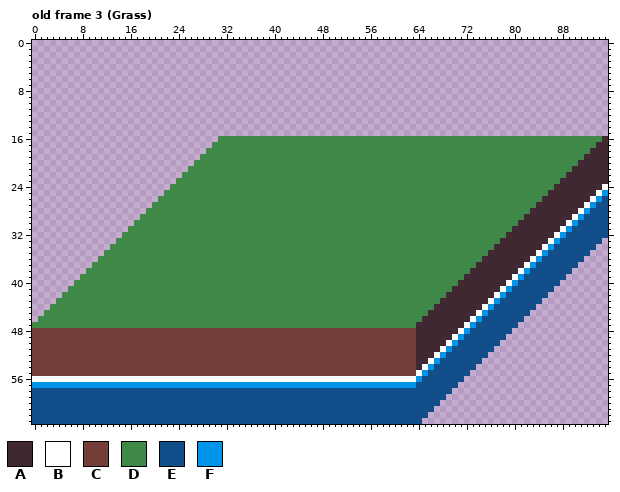
Edited in one commit: pixel-art file (assets/sprites/tiles/floor.ase). That is the earlier state.
96x64 pixels, 21 frames. Shown: old frame 3 (Grass).
Palette (. is transparent): A #3f2832  B #ffffff  C #743f39  D #3e8948  E #124e89  F #0095e9
Pixels before, old frame 3 (Grass) (only the part around the change), first column x 0:
 0 ........................................................................................
 1 ........................................................................................
 2 ........................................................................................
 3 ........................................................................................
 4 ........................................................................................
 5 ........................................................................................
 6 ........................................................................................
 7 ........................................................................................
 8 ........................................................................................
 9 ........................................................................................
10 ........................................................................................
11 ........................................................................................
12 ........................................................................................
13 ........................................................................................
14 ........................................................................................
15 ........................................................................................
16 ...............................DDDDDDDDDDDDDDDDDDDDDDDDDDDDDDDDDDDDDDDDDDDDDDDDDDDDDDDDD
17 ..............................DDDDDDDDDDDDDDDDDDDDDDDDDDDDDDDDDDDDDDDDDDDDDDDDDDDDDDDDDD
18 .............................DDDDDDDDDDDDDDDDDDDDDDDDDDDDDDDDDDDDDDDDDDDDDDDDDDDDDDDDDDD
19 ............................DDDDDDDDDDDDDDDDDDDDDDDDDDDDDDDDDDDDDDDDDDDDDDDDDDDDDDDDDDDD
20 ...........................DDDDDDDDDDDDDDDDDDDDDDDDDDDDDDDDDDDDDDDDDDDDDDDDDDDDDDDDDDDDD
21 ..........................DDDDDDDDDDDDDDDDDDDDDDDDDDDDDDDDDDDDDDDDDDDDDDDDDDDDDDDDDDDDDD
22 .........................DDDDDDDDDDDDDDDDDDDDDDDDDDDDDDDDDDDDDDDDDDDDDDDDDDDDDDDDDDDDDDD
23 ........................DDDDDDDDDDDDDDDDDDDDDDDDDDDDDDDDDDDDDDDDDDDDDDDDDDDDDDDDDDDDDDDD
24 .......................DDDDDDDDDDDDDDDDDDDDDDDDDDDDDDDDDDDDDDDDDDDDDDDDDDDDDDDDDDDDDDDDA
25 ......................DDDDDDDDDDDDDDDDDDDDDDDDDDDDDDDDDDDDDDDDDDDDDDDDDDDDDDDDDDDDDDDDAA
26 .....................DDDDDDDDDDDDDDDDDDDDDDDDDDDDDDDDDDDDDDDDDDDDDDDDDDDDDDDDDDDDDDDDAAA
27 ....................DDDDDDDDDDDDDDDDDDDDDDDDDDDDDDDDDDDDDDDDDDDDDDDDDDDDDDDDDDDDDDDDAAAA
28 ...................DDDDDDDDDDDDDDDDDDDDDDDDDDDDDDDDDDDDDDDDDDDDDDDDDDDDDDDDDDDDDDDDAAAAA
29 ..................DDDDDDDDDDDDDDDDDDDDDDDDDDDDDDDDDDDDDDDDDDDDDDDDDDDDDDDDDDDDDDDDAAAAAA
30 .................DDDDDDDDDDDDDDDDDDDDDDDDDDDDDDDDDDDDDDDDDDDDDDDDDDDDDDDDDDDDDDDDAAAAAAA
31 ................DDDDDDDDDDDDDDDDDDDDDDDDDDDDDDDDDDDDDDDDDDDDDDDDDDDDDDDDDDDDDDDDAAAAAAAA
32 ...............DDDDDDDDDDDDDDDDDDDDDDDDDDDDDDDDDDDDDDDDDDDDDDDDDDDDDDDDDDDDDDDDAAAAAAAAB
33 ..............DDDDDDDDDDDDDDDDDDDDDDDDDDDDDDDDDDDDDDDDDDDDDDDDDDDDDDDDDDDDDDDDAAAAAAAABF
34 .............DDDDDDDDDDDDDDDDDDDDDDDDDDDDDDDDDDDDDDDDDDDDDDDDDDDDDDDDDDDDDDDDAAAAAAAABFE
35 ............DDDDDDDDDDDDDDDDDDDDDDDDDDDDDDDDDDDDDDDDDDDDDDDDDDDDDDDDDDDDDDDDAAAAAAAABFEE
36 ...........DDDDDDDDDDDDDDDDDDDDDDDDDDDDDDDDDDDDDDDDDDDDDDDDDDDDDDDDDDDDDDDDAAAAAAAABFEEE
37 ..........DDDDDDDDDDDDDDDDDDDDDDDDDDDDDDDDDDDDDDDDDDDDDDDDDDDDDDDDDDDDDDDDAAAAAAAABFEEEE
38 .........DDDDDDDDDDDDDDDDDDDDDDDDDDDDDDDDDDDDDDDDDDDDDDDDDDDDDDDDDDDDDDDDAAAAAAAABFEEEEE
39 ........DDDDDDDDDDDDDDDDDDDDDDDDDDDDDDDDDDDDDDDDDDDDDDDDDDDDDDDDDDDDDDDDAAAAAAAABFEEEEEE
40 .......DDDDDDDDDDDDDDDDDDDDDDDDDDDDDDDDDDDDDDDDDDDDDDDDDDDDDDDDDDDDDDDDAAAAAAAABFEEEEEEE
41 ......DDDDDDDDDDDDDDDDDDDDDDDDDDDDDDDDDDDDDDDDDDDDDDDDDDDDDDDDDDDDDDDDAAAAAAAABFEEEEEEE.
42 .....DDDDDDDDDDDDDDDDDDDDDDDDDDDDDDDDDDDDDDDDDDDDDDDDDDDDDDDDDDDDDDDDAAAAAAAABFEEEEEEE..
43 ....DDDDDDDDDDDDDDDDDDDDDDDDDDDDDDDDDDDDDDDDDDDDDDDDDDDDDDDDDDDDDDDDAAAAAAAABFEEEEEEE...
44 ...DDDDDDDDDDDDDDDDDDDDDDDDDDDDDDDDDDDDDDDDDDDDDDDDDDDDDDDDDDDDDDDDAAAAAAAABFEEEEEEE....
45 ..DDDDDDDDDDDDDDDDDDDDDDDDDDDDDDDDDDDDDDDDDDDDDDDDDDDDDDDDDDDDDDDDAAAAAAAABFEEEEEEE.....
46 .DDDDDDDDDDDDDDDDDDDDDDDDDDDDDDDDDDDDDDDDDDDDDDDDDDDDDDDDDDDDDDDDAAAAAAAABFEEEEEEE......
47 DDDDDDDDDDDDDDDDDDDDDDDDDDDDDDDDDDDDDDDDDDDDDDDDDDDDDDDDDDDDDDDDAAAAAAAABFEEEEEEE.......
48 CCCCCCCCCCCCCCCCCCCCCCCCCCCCCCCCCCCCCCCCCCCCCCCCCCCCCCCCCCCCCCCCAAAAAAABFEEEEEEE........
49 CCCCCCCCCCCCCCCCCCCCCCCCCCCCCCCCCCCCCCCCCCCCCCCCCCCCCCCCCCCCCCCCAAAAAABFEEEEEEE.........
50 CCCCCCCCCCCCCCCCCCCCCCCCCCCCCCCCCCCCCCCCCCCCCCCCCCCCCCCCCCCCCCCCAAAAABFEEEEEEE..........
51 CCCCCCCCCCCCCCCCCCCCCCCCCCCCCCCCCCCCCCCCCCCCCCCCCCCCCCCCCCCCCCCCAAAABFEEEEEEE...........
52 CCCCCCCCCCCCCCCCCCCCCCCCCCCCCCCCCCCCCCCCCCCCCCCCCCCCCCCCCCCCCCCCAAABFEEEEEEE............
53 CCCCCCCCCCCCCCCCCCCCCCCCCCCCCCCCCCCCCCCCCCCCCCCCCCCCCCCCCCCCCCCCAABFEEEEEEE.............
54 CCCCCCCCCCCCCCCCCCCCCCCCCCCCCCCCCCCCCCCCCCCCCCCCCCCCCCCCCCCCCCCCABFEEEEEEE..............
55 CCCCCCCCCCCCCCCCCCCCCCCCCCCCCCCCCCCCCCCCCCCCCCCCCCCCCCCCCCCCCCCCBFEEEEEEE...............
56 BBBBBBBBBBBBBBBBBBBBBBBBBBBBBBBBBBBBBBBBBBBBBBBBBBBBBBBBBBBBBBBBFEEEEEEE................
57 FFFFFFFFFFFFFFFFFFFFFFFFFFFFFFFFFFFFFFFFFFFFFFFFFFFFFFFFFFFFFFFFEEEEEEE.................
After:
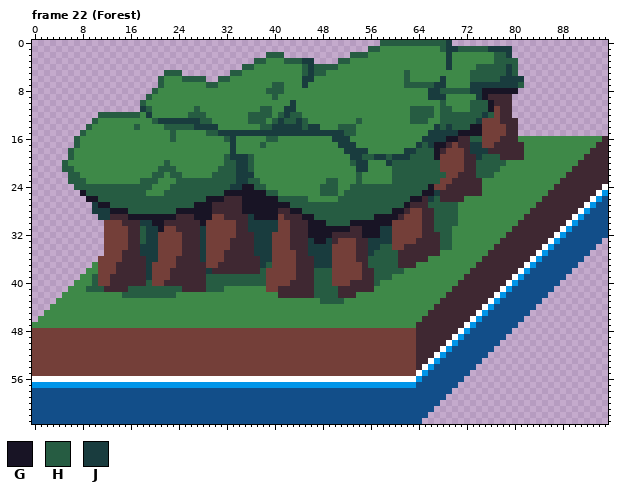
Colours new in this view: G #181425  H #265c42  J #193c3e
A new or re-ordered frame is compared with the old frame closest to it.
Message: Added Forest tile (does nothing gameplay yet) Files with *.dev.* in their name wont be exported.
Edits made:
frames 21 -> 22
layer "Layer 1" added
Changed rows in their new state; - is an unchanged pixel.
Frame 22 (Forest) is new; against old frame 3 (Grass), layer "Layer 1":
first column x 5:
 0 -----------------------------------------------------HHHHHHHHHHHJ------------
 1 ---------------------------------------------------HHDDDDDDDDDDHJJHHHHHJJJJ--
 2 ----------------------------------HHH-----------HHHDDDDDDDDDDDDDJDDDDDDDHHJ--
 3 --------------------------------HHDDDHHHJJ----HHDDDDDDDDDDDDDDDDJDDDDDDDHHHH-
 4 ------------------------------HHDDDDDDDDHJHHHHDDDDDDDDDDDDDDDDDDJDDDDHHHHHJH-
 5 -----------------HHH--------HHDDDDDDDDDDHJHHDDDDDDDDDDDDDHDDDDDDDDDDHHHHHHJH-
 6 ----------------HDDDHHHH--HHDDDDDDDDDDDDJJDDDDDDDDDDDDDDDHDDDDDJDDDDHHHHHJJJJ
 7 ----------------HDDDDDDDHHDDDDDDDDDHHDDDJDDDDDDDDDDDDDDDDHHHHHJJDDDDJJJJJJJJH
 8 ---------------HDDDDDDDDDDDDDDDDDDHHHDDDDDDDDDDDDDDDDDDDDDDDDJJHHHHHJJGGGGGG-
 9 --------------HDDDDDDDDDDDDDDDDDDDDHDDDDDDDDDDDDDDDDDDDDDDDDDJJJDDDDDJGAAAA--
10 -------------HDDDDDDDDDDDDDDDDDDDDDDDDJDDDDDDDDDDDDDDDDDDDDDDDDHDDDDHHHGAAA--
11 -------------JHDDDDDDDHDDDDDDDDDDHHDDJJDDDDDDDDDDDDDDDDDDDHHHHDHHDDDHHHGCAA--
12 ------HHHHHHHDJDDDDDDHHHDDDDDDDHHHHDHJHHDDDDDDDDDDDDDDDDDDHHHHDHHHHHHHJHCAA--
13 -----HDDDDDDDDDHJJJJJJJHHDDDDDDHHHDHJHHJHDDDDDDDDHDDDDDDDDHHHDDHHHHHHJCCCAAA-
14 ----HDDDDDDDHDDDDHHHHHJJJJDDDDDDDHHJJJJJHJJDDDHHHDDDDDDDDDDDDDJHJHHHGGCCCCAA-
15 ---HDDDDDDDDDDDDDDHDDDDDHHJJJJJJJJJJJJJJJJJJJJJHHDDDDDDDDDDDDJJJJJGGGGCCCCAA-
16 --HDDDDDDDDDDDDDDDHDDDDDDD-HJ-----HH---------JJJ------------JJJJGGAAHHCCCAAA-
17 --HDDDDDDDDDDDDDDDDDDDDDD---J----H------------JJJ----------JHJGGACAAJJCCAAAAA
18 -HDDDDDDDDDDDDDDDDDDDDDD----J------------------JJJJ------JJHHHGACCCAJJJAAAAAA
19 -HDDDDDDDDDDDDDDDDDDDDD----HJJJH----------------JJHHJJHJJJHHHHGCCCCAAJHHHAAAA
20 HDDDDDDDDDDDDDDDDHDDDD-----HHJJH----------------HJJ---JHHHHHHHHCCCCAAHHHHH---
21 HHDDDDDDDDDDDDDDHHHDD-----HHHJJH-----------------JJ----HHHHHHHHCCCCAAHHHH----
22 -HHDDDDDDDDDDDDHHDHH-----HHHHJJJ-----------------H-----HHHHHHHHHCCAAAHHH-----
23 -HHHDDDDDDDDDHHHDDDHHHHHHHHHHJJHH-----------HH---H-----HHHHHHHHCCAAAAA-------
24 --HHHHHHHHHHHHHDDDHHHHHHHHHHJJGGHH---------HHH--HHHHHHHHHHHHHGCCAAAAAA-------
25 ---GHHHHHHHHHHDDDHHHHHHHHHHGGGGGGGHH-------HHH-HHHHHHHHHHHHHGGJAAAAAAA-------
26 ----GGHHHHHHHHHHHHHHHHHHGGGAAAGGGGGGHHHHH-----HHHHHHHHHHHHGGAJHAAAA----------
27 -----JGGHHHHHHHHHHHHHHGGGAAAAAGGGGGGGGHHHHHHHHHHHHHHHHHHHGAAAHHHHH-----------
28 -----JJJGGGHHHHHHHHGGGGGGAAAAAGGGGGGAAGGHHHHHHHHHHHHHHHGGACCAAHHHH-----------
29 ------JJAAAGGGGGGGGAAAGGGCCAAAAJGGGGCAAAGGHHHHHHHHHHGGGGACCCAAHHHH-----------
30 -------CCCAAAJJGGAAAAAAGCCCCCAAJJJJJCCAAAGGGHHHHGGGGGGGCCCCCAAHHHH-----------
31 -------CCCCAAHJJGCCAAAAJCCCCCAAJJJJJCCAAAGGGGGGGAAGGGJJCCCCCAAHHH------------
32 -------CCCCAAHJJCCCCAAAJCCCCCAAAJJJCCCAAAGGGGAAAAAGGGJJCCCCCAAAHH------------
33 -------CCCCAAHJJCCCCAAAJCCCCAAAAJJJCCCAAAJGGJACCCAAJJJJCCCCAAAAHH------------
34 -------CCCCAAJJJCCCCAAAJCCCCAAAAJJJCCCAAAJJJJCCCCAAJJHHCCAAAAAAHH------------
35 -------CCCAAAJJJCCCCAAAJCCCAAAAAJJJCCCCAAJJJJCCCCAAJHHHHAAAAAAA--------------
36 ------CCCCAAAAJJCCCAAAAJCCCAAAAAAJJCCCCAAAJJJCCCCAAHHHHHAAAAA----------------
37 ------CCCAAAAAJCCCCAAAAACCAAAAAAAJHCCCCAAAJJJCCCCCAHHHHHAAA------------------
38 ------CCCAAAAAJCCCAAAAAAJAAAAAAAAHCCCCCAAAHHHCCCCCAAHHHHH--------------------
39 -----HCCAAAAAAJCCCAAAAAAHHHHHHHHHHCCCCCAAAHHHCCCCCAAHHH----------------------
40 -----HCCAAAAAAHCCAAAAAAAHHHHHHHHHHCCCCAAAAHHHCCCAAAAH------------------------
41 ----HHHAAAAHHHHHHHHHAAAAHHH-------CCAAAAAAHHHHAAAAAA-------------------------
42 ----------HHHHHHHHH-----------------AAAAAAHHHHAAA----------------------------
43 -------------------------------------------HHHH------------------------------
Where, in picture pixels (left, top, right, bottom), the same in both pictures:
changed: (62, 40, 524, 304)
